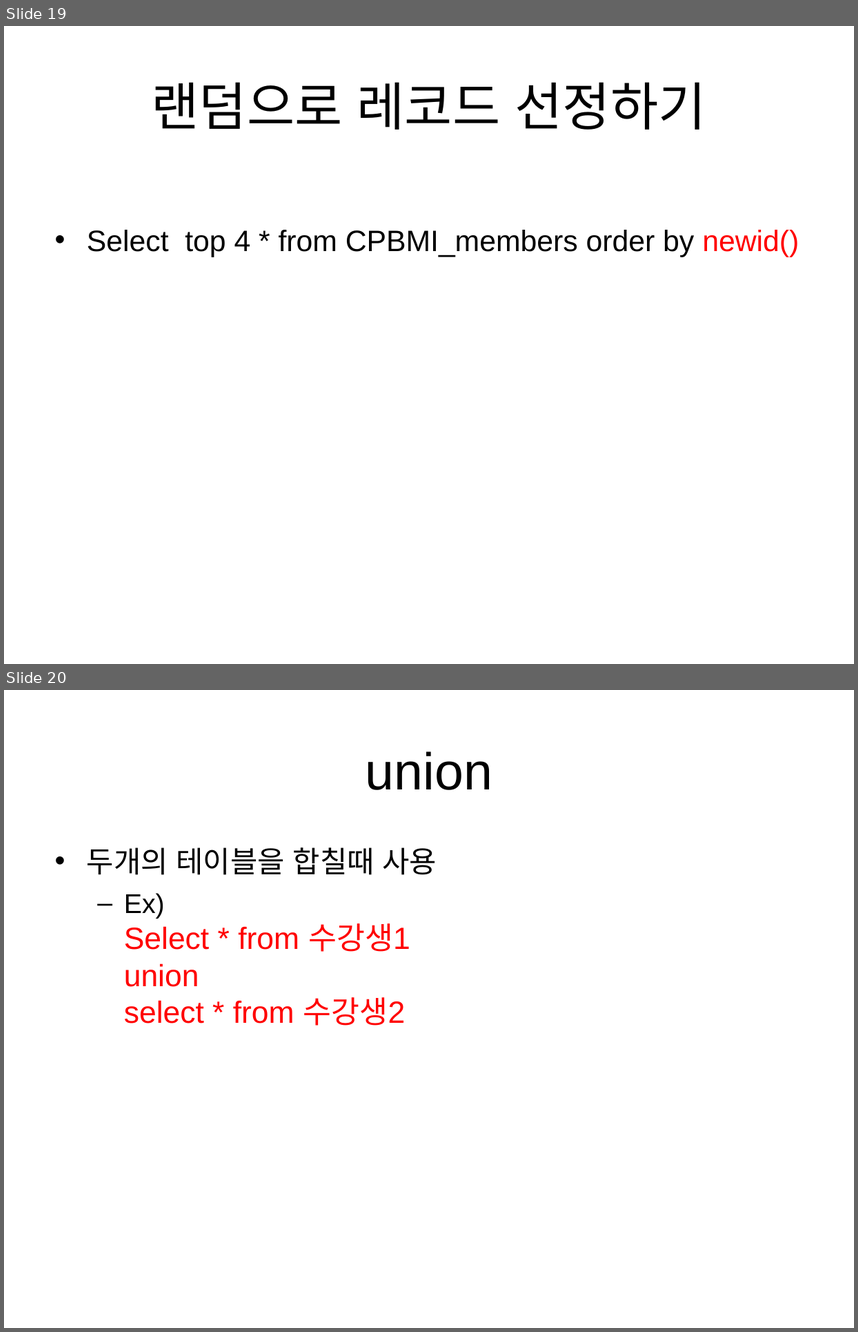
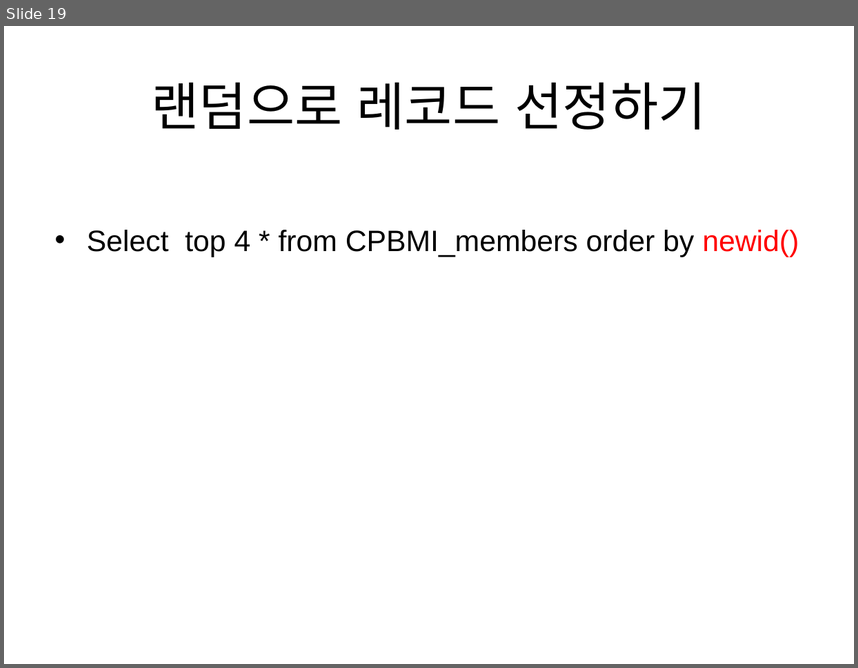
Before and after one commit to ManYoungPark/cpbmi2016, a slide deck: CPBMI_pmy_3rd_subquery.ppt. Shown one above the other, each under a label of ours: slides 19 and 20 before the commit, slide 19 after it. The pictures are 858x1332 and 858x668 pixels, drawn with LibreOffice and Linux fonts; fonts in the diff are those of the drawing; background and template pictures are left out. Boxes give left, top, right and bottom in pixels: in the first picture for what was removed or moved away, otherwise in the second. Text is boxed around its words. In the diff, an @@ line names an element or a change of style, - is before the commit and + after.

```diff
--- a/CPBMI_pmy_3rd_subquery.ppt
+++ b/CPBMI_pmy_3rd_subquery.ppt
@@ slide 20 removed at (4, 690, 854, 1328), background picture (left out) @@
@@ title removed at (366, 751, 493, 790) @@
-union
@@ text removed at (87, 847, 437, 1025) @@
-• 두개의 테이블을 합칠때 사용
-  – Ex)
-    Select * from 수강생1
-    union
-    select * from 수강생2
```
Also in this commit, not shown: 1 slide changed.
